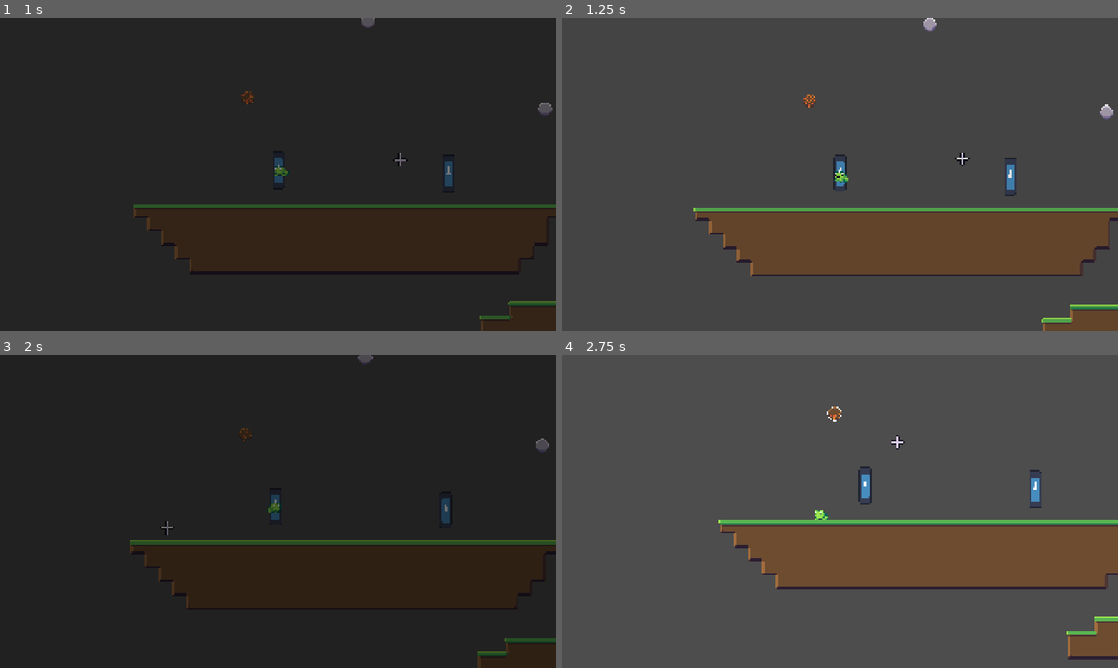
Above: before the commit, frames 1-4 (two rows, left to right).
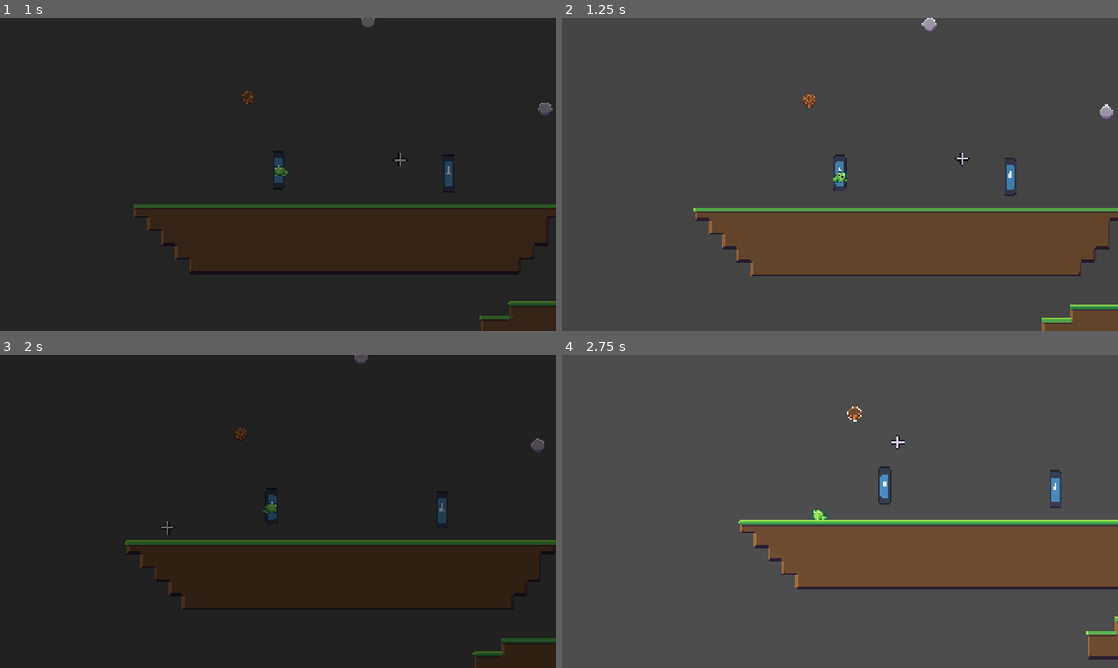
Above: after the commit, the same moments.

Repository: MadAvidCoder/Spin-phibian
Game: Godot game, scene res://scenes/main.tscn
The game is run twice, just before and just after one commit, with the same random seed, the same clock (stepped at 60 frames per second) and the same inputs. The engine's default icon, where the game draws it, is replaced by a stand-in: a white triangle on a blue panel in a dark square.
Inputs (mouse positions are in pixels of both pictures, inside the frame that each line leads up to):
- Up to frame 1 (1 s): tap Enter (ui_accept) at 0.5 s; move the mouse to (400, 158) at 0.52 s; hold D (right) from 0.53 s (still down); click (400, 158) at 0.6 s; tap Space (jump) at 0.77 s
- Up to frame 2 (1.25 s): keep holding D (right)
- Up to frame 3 (2 s): keep holding D (right); move the mouse to (166, 527) at 1.27 s; click (166, 527) at 1.35 s; tap Space (jump) at 1.52 s
- Up to frame 4 (2.75 s): move the mouse to (895, 442) at 2.02 s; release D (right) at 2.03 s; hold A (left) from 2.03 s (still down); click (895, 442) at 2.1 s

Frame 1 is identical in both runs. In frame 2, 0.2% of the frame differs, in the area x 28-98%, y 1-100%; in frame 3, 0.7%; in frame 4, 2.9%, in the area x 28-100%, y 16-98%.

Commit message:
Add air control Added the ability to control the frog midair

Diff:
--- a/src/scripts/frog.gd
+++ b/src/scripts/frog.gd
@@ -127,6 +127,19 @@
 
 		States.AIR:
 			velocity += gravity * delta
+			var input_direction = Input.get_axis("left", "right")
+
+			velocity.x = move_toward(
+				velocity.x,
+				input_direction * SPEED,
+				SPEED * 3.0 * delta
+			)
+
+			if input_direction == 1:
+				sprite.flip_h = true
+			elif input_direction == -1:
+				sprite.flip_h = false
+
 			if is_on_floor():
 				change_state(States.GROUND)
 
